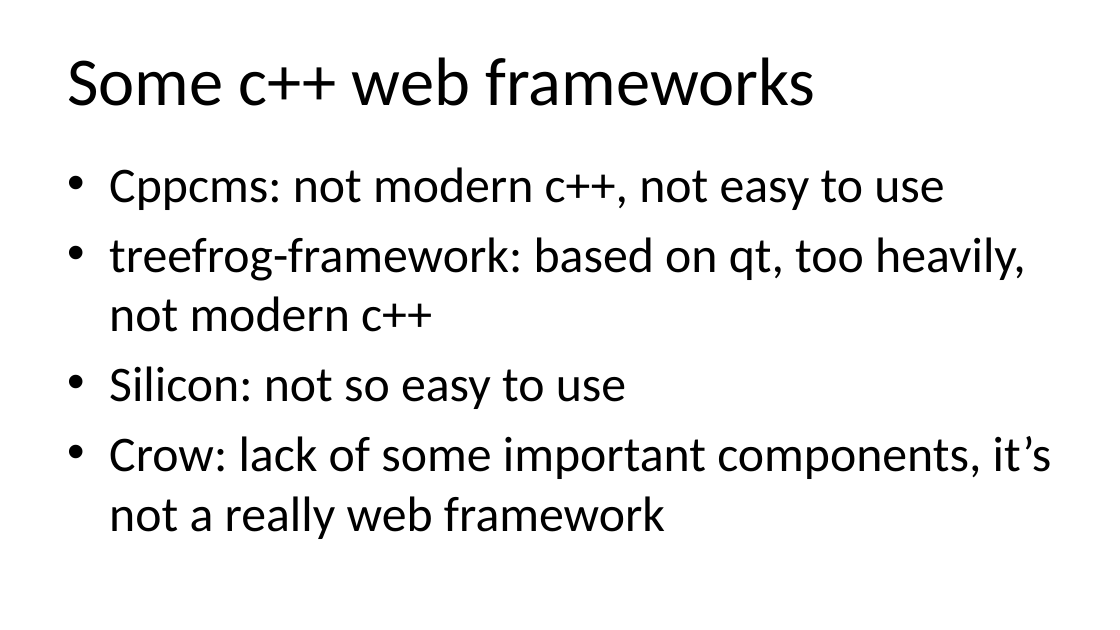
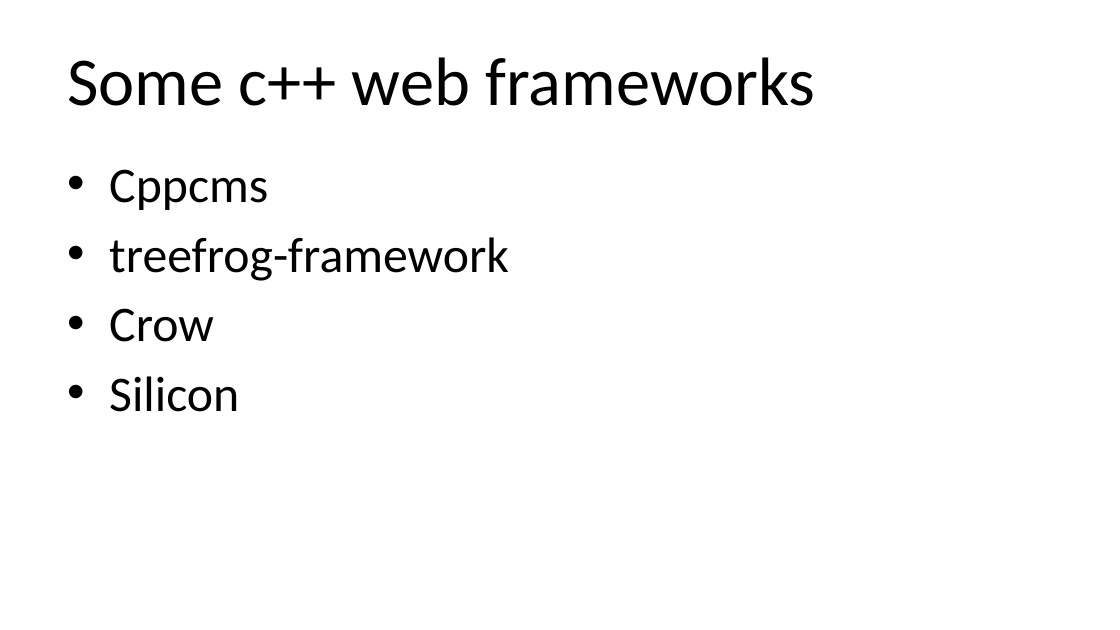
Before and after one commit to qicosmos/cppcon2018, a slide deck: slide 7 of cppcon2018.pptx (slide 14 before the commit). Drawn at 1120x630 pixels with LibreOffice and Linux fonts; fonts in the diff are those of the drawing. Boxes give left, top, right and bottom in pixels: in the first picture for what was removed or moved away, otherwise in the second. Text is boxed around its words. In the diff, an @@ line names an element or a change of style, - is before the commit and + after.

```diff
--- a/cppcon2018.pptx
+++ b/cppcon2018.pptx
@@ text at [109,169,509,412]: text changed @@
-• Cppcms: not modern c++, not easy to use
-• treefrog-framework: based on qt, too heavily, not modern c++
-• Silicon: not so easy to use
-• Crow: lack of some important components, it’s not a really web framework
+• Cppcms
+• treefrog-framework
+• Crow
+• Silicon
```
Also in this commit, not shown: 13 other slides changed, 8 slides added, 2 slides removed.
